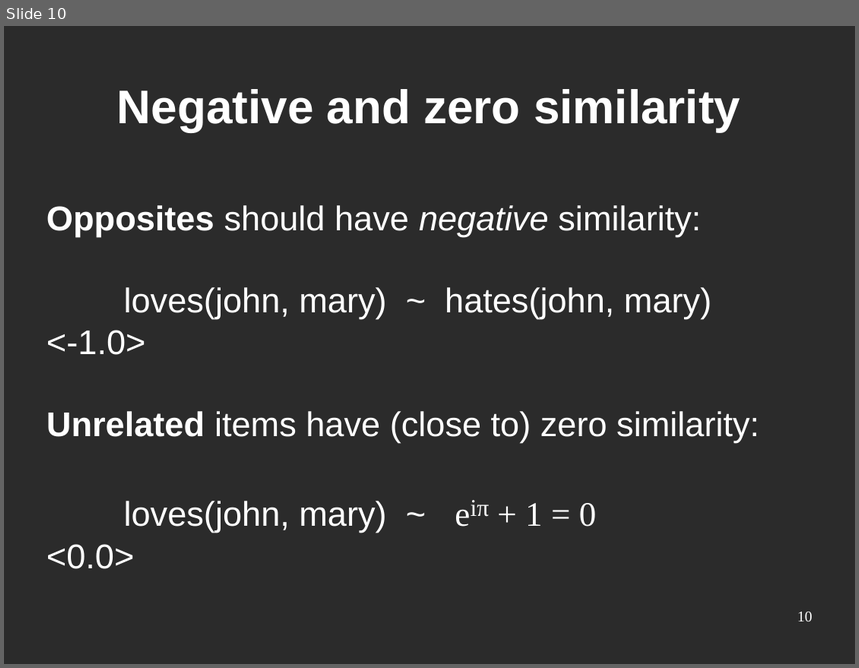
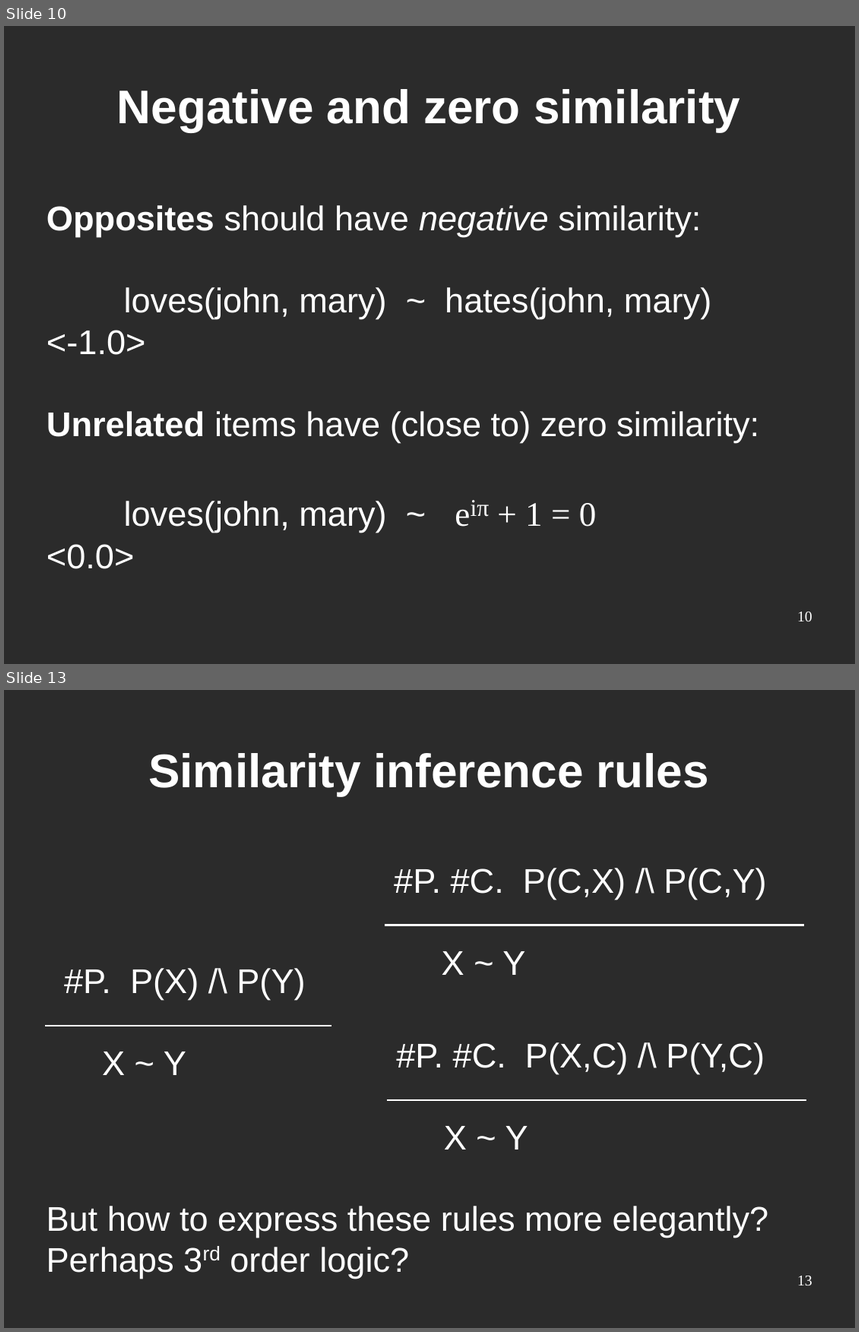
Before and after one commit to srvarey/genifer, a slide deck: slides/Genifer - associative memory.odp. Shown one above the other, each under a label of ours: slide 10 before the commit, slides 10 and 13 after it; the slides between them are not shown. The pictures are 859x668 and 859x1332 pixels, drawn with LibreOffice and Linux fonts; fonts in the diff are those of the drawing; background and template pictures are left out; a plain dark background stands for a picture behind light text. Boxes give left, top, right and bottom in pixels: in the first picture for what was removed or moved away, otherwise in the second. Text is boxed around its words. In the diff, an @@ line names an element or a change of style, - is before the commit and + after.

```diff
--- a/slides/Genifer - associative memory.odp
+++ b/slides/Genifer - associative memory.odp
@@ slide 13 added at box(4, 690, 855, 1328), background picture (left out) @@
@@ title added at box(148, 753, 709, 796), 44 pt, text #FFFFFF, bold @@
+Similarity inference rules
@@ text added at box(394, 868, 766, 975), 32 pt, text #FFFFFF @@
+#P. #C. P(C,X) /\ P(C,Y)
+X ~ Y
@@ text added at box(64, 968, 305, 1075), 32 pt, text #FFFFFF @@
+#P. P(X) /\ P(Y)
+X ~ Y
@@ text added at box(396, 1043, 765, 1150), 32 pt, text #FFFFFF @@
+#P. #C. P(X,C) /\ P(Y,C)
+X ~ Y
@@ text added at box(47, 1206, 769, 1279), 32 pt, text #FFFFFF @@
+But how to express these rules more elegantly?
+Perhaps 3rd order logic?
@@ page number added at box(797, 1276, 813, 1286), 14 pt, text #FFFFFF @@
+13
```
Also in this commit, not shown: 2 slides changed, 3 other slides added, 3 other files.
